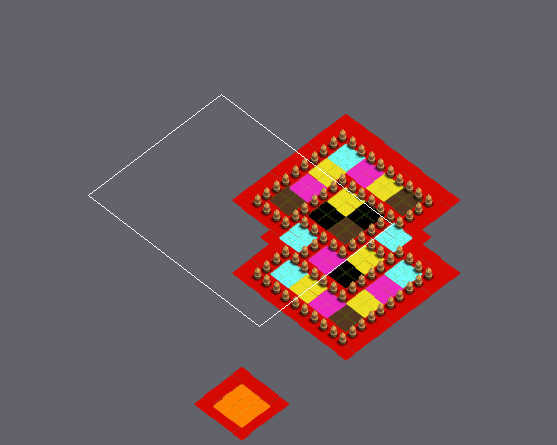
Tiled map: Resources/map_02.tmx. The first picture is a wide view before the edit; the outline marks the close-up.
Close-up. First the earlier version:
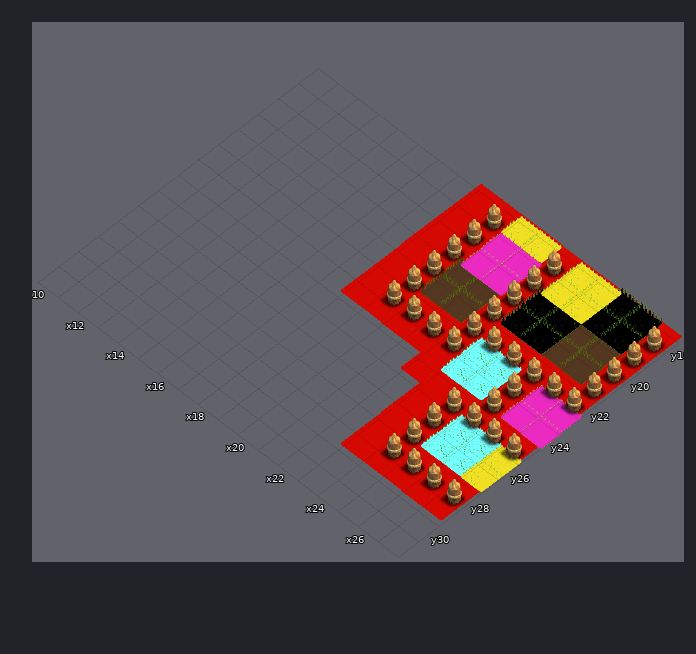
Cells are 55x42 px. Isometric: x runs down to the right, y down to the left. Shown: x 10..27, y 18..31. The commit also changed other parts of the map, which this record leaves out.
New version:
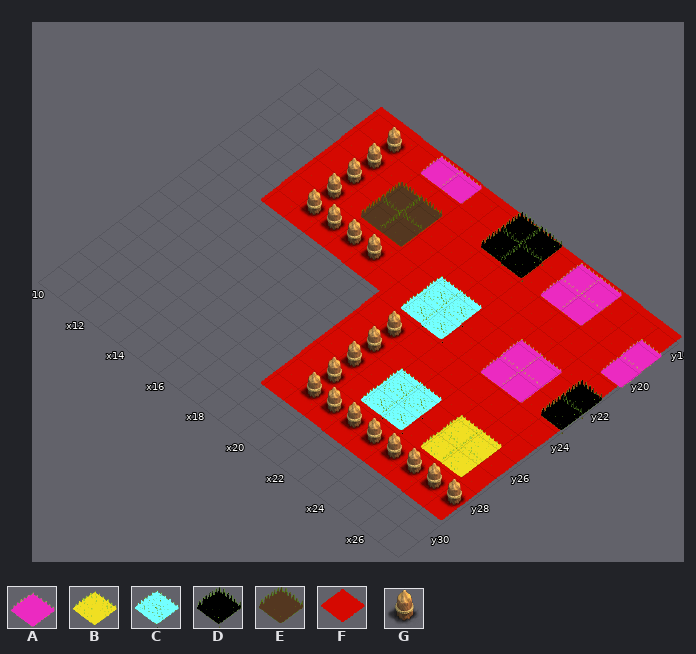
Key: from "tileset": A 1, B 2, C 3, D 4, E 5, F 7; from "wall_peg": G 0.
_ is an empty cell.
Diff:
Layer "Domain":
There is now tile F in rows 18 to 23 at x 13 to 17; in row 25 at x 19 to 21; in rows 26 to 29 at x 19 to 22.
The edit erases tile F in row 24 at x 18.
Layer "ArcherTower":
There is now tile E in rows 20 to 21 at x 16 to 17.
The edit erases tile E in row 20 at x 25 to 26; in row 21 at x 20 to 21 and 25 to 26; in row 22 at x 20 to 21.
Layer "TrenchMortar":
There is now tile D in rows 18 to 19 at x 20 to 21; in rows 22 to 23 at x 27.
The edit erases tile D in rows 18 to 19 at x 25 to 26; in rows 20 to 21 at x 23 to 24.
Layer "Canon":
There is now tile C in rows 22 to 23 at x 20 to 21; in rows 26 to 27 at x 22 to 23.
The edit erases tile C in rows 23 to 24 at x 23 to 24; in rows 26 to 27 at x 25 to 26.
Layer "GoldBank":
There is now tile B in rows 26 to 27 at x 25 to 26.
The edit erases tile B in row 18 at x 20 to 21 and 23 to 24; in row 19 at x 23 to 24; in rows 26 to 27 at x 27.
Layer "ElixerTank":
There is now tile A in row 18 at x 16 to 17 and 23 to 24; in row 19 at x 23 to 24 and 27; in row 20 at x 27; in rows 22 to 23 at x 24 to 25.
The edit erases tile A in rows 19 to 20 at x 20 to 21; in rows 23 to 24 at x 26 to 27.
Layer "Wall":
There is now tile G in rows 18 to 21 at x 14; in row 22 at x 14 to 17; in rows 24 to 27 at x 20; in row 28 at x 20 to 23.
The edit erases tile G in rows 18 to 21 at x 19, 22 and 27; in row 22 at x 19 and 22 to 27; in row 23 at x 19 to 22 and 25; in row 24 at x 25; in row 25 at x 24 to 27; in rows 26 to 27 at x 24.
Where, in picture pixels (left, top, right, bottom), the same in both close-ups:
changed: (261, 107, 667, 492)
